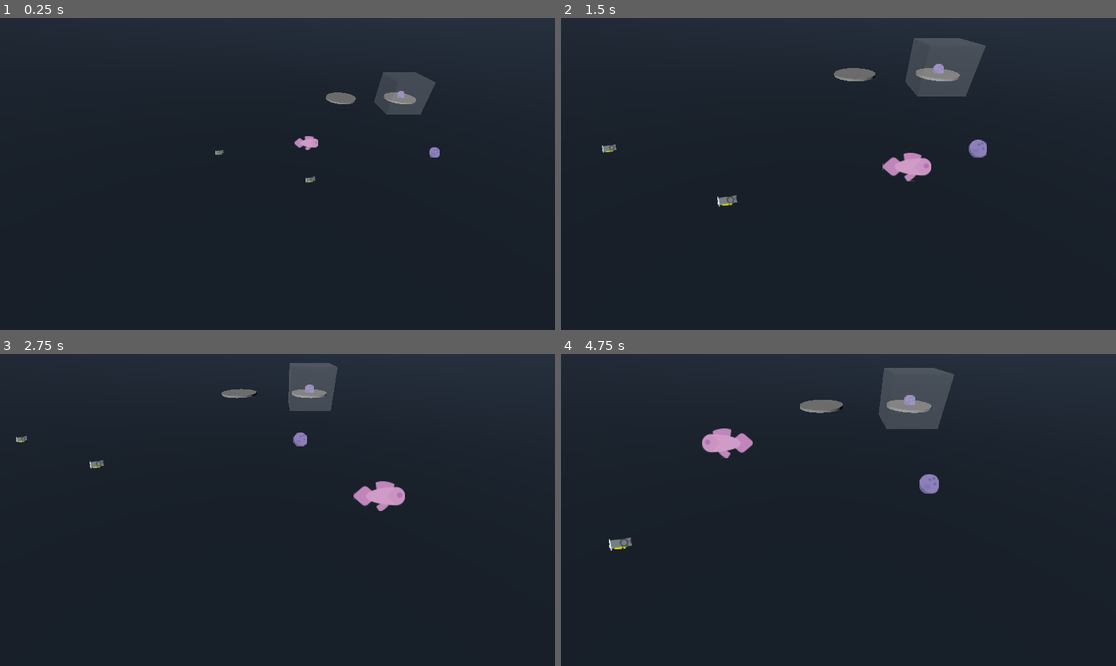
Above: before the commit, frames 1-4 (two rows, left to right).
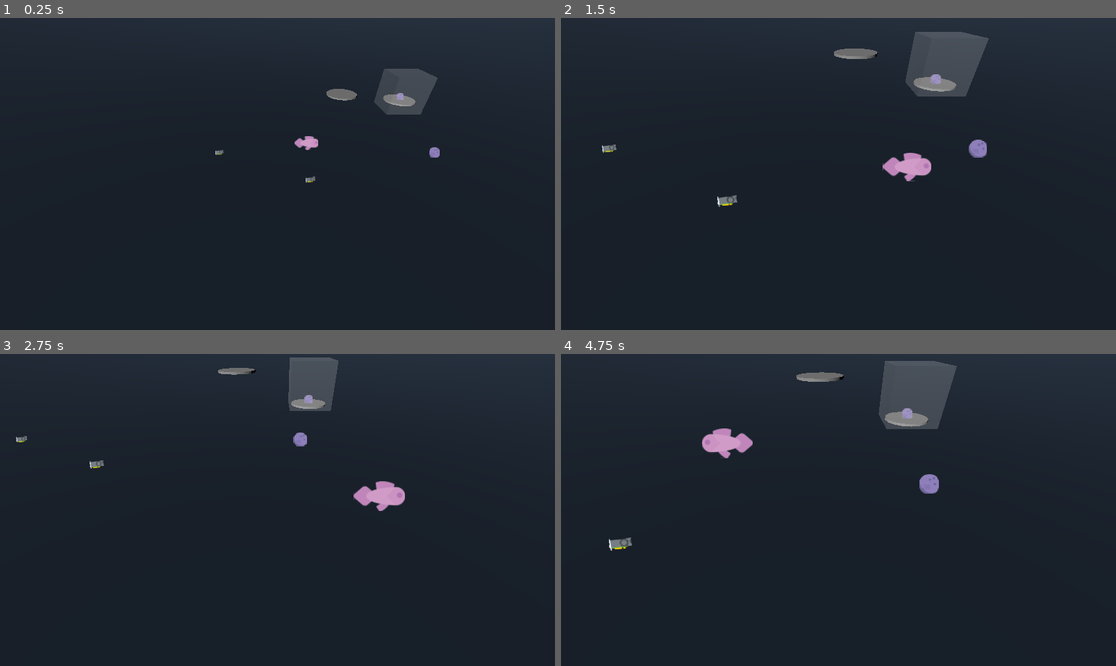
Above: after the commit, the same moments.

Repository: sundowns/full-scale-operation
Game: Godot game, scene res://world.tscn
Same seed, same stepped clock (60 frames per second), same inputs: the game is played once before the commit and once after it.
Inputs:
- Up to frame 1 (0.25 s): no input
- Up to frame 2 (1.5 s): tap Enter (ui_accept) at 0.5, 0.77 s; hold D (move_right) 0.53-1.28 s; hold Shift (graboss) 0.53-1.28 s; hold S (move_down) from 1.28 s (still down); tap Shift (graboss) at 1.35 s
- Up to frame 3 (2.75 s): tap Enter (ui_accept) at 1.52 s; release S (move_down) at 2.03 s; hold D (move_right) from 2.03 s (still down); hold Shift (graboss) from 2.03 s (still down)
- Up to frame 4 (4.75 s): release D (move_right) at 2.78 s; release Shift (graboss) at 2.78 s; hold W (move_up) 2.78-3.53 s; tap Shift (graboss) at 2.85, 4.35 s; tap Enter (ui_accept) at 3.02, 3.77, 4.52 s; hold Shift (graboss) 3.53-4.28 s; hold A (move_left) from 3.53 s (still down)

The runs differ from the first frame. In frame 1, 0.4% of the frame differs, in the area x 58-79%, y 16-29%; in frame 2, 1.3%; in frame 3, 0.8%; in frame 4, 1.4%, in the area x 42-72%, y 2-24%.

Commit message:
autostart scale

Diff:
--- a/components/scale.gd
+++ b/components/scale.gd
@@ -23,6 +23,7 @@
 func _ready() -> void:
 	if test_item:
 		initialise()
+	update_dish_positions()
 
 func initialise() -> void:
 	scale_test_area.set_goal_weight(test_item.weight - error_margin, test_item.weight + error_margin)
@@ -40,10 +41,10 @@
 	#prints(current_vs_goal_ratio, left_height_ratio, right_height_ratio)
 	left_target_height = lerp(left_top.position.y, left_bottom.position.y, left_height_ratio)
 	right_target_height = lerp(right_top.position.y, right_bottom.position.y, right_height_ratio)
+	is_active = true
 
 func _on_scale_area_weight_updated() -> void:
 	update_dish_positions()
-	is_active = true
 
 func _process(delta: float) -> void:
 	if is_active:
--- a/components/scale.tscn
+++ b/components/scale.tscn
@@ -20,7 +20,7 @@
 radius = 0.956565
 
 [sub_resource type="BoxShape3D" id="BoxShape3D_fbnhy"]
-size = Vector3(2.25, 2, 2.25)
+size = Vector3(2.25, 2.5, 2.25)
 
 [sub_resource type="StandardMaterial3D" id="StandardMaterial3D_h2ol8"]
 transparency = 1
@@ -28,7 +28,7 @@
 
 [sub_resource type="BoxMesh" id="BoxMesh_g4u4i"]
 material = SubResource("StandardMaterial3D_h2ol8")
-size = Vector3(2.25, 2, 2.25)
+size = Vector3(2.25, 2.5, 2.25)
 
 [node name="Scale" type="StaticBody3D"]
 script = ExtResource("1_cbncb")
@@ -68,13 +68,13 @@
 transform = Transform3D(1, 0, 0, 0, 1, 0, 0, 0, 1, 0, 0.1, 2)
 
 [node name="LeftTop" type="Marker3D" parent="."]
-transform = Transform3D(1, 0, 0, 0, 1, 0, 0, 0, 1, 0, 1.64548, 2)
+transform = Transform3D(1, 0, 0, 0, 1, 0, 0, 0, 1, 0, 1.8, 2)
 
 [node name="RightBottom" type="Marker3D" parent="."]
 transform = Transform3D(1, 0, 0, 0, 1, 0, 0, 0, 1, 0, 0.1, -2)
 
 [node name="RightTop" type="Marker3D" parent="."]
-transform = Transform3D(1, 0, 0, 0, 1, 0, 0, 0, 1, 0, 1.64548, -2)
+transform = Transform3D(1, 0, 0, 0, 1, 0, 0, 0, 1, 0, 1.8, -2)
 
 [node name="CollisionShape3D" type="CollisionShape3D" parent="."]
 transform = Transform3D(1, 0, 0, 0, 1, 0, 0, 0, 1, 0, 1, -2)
